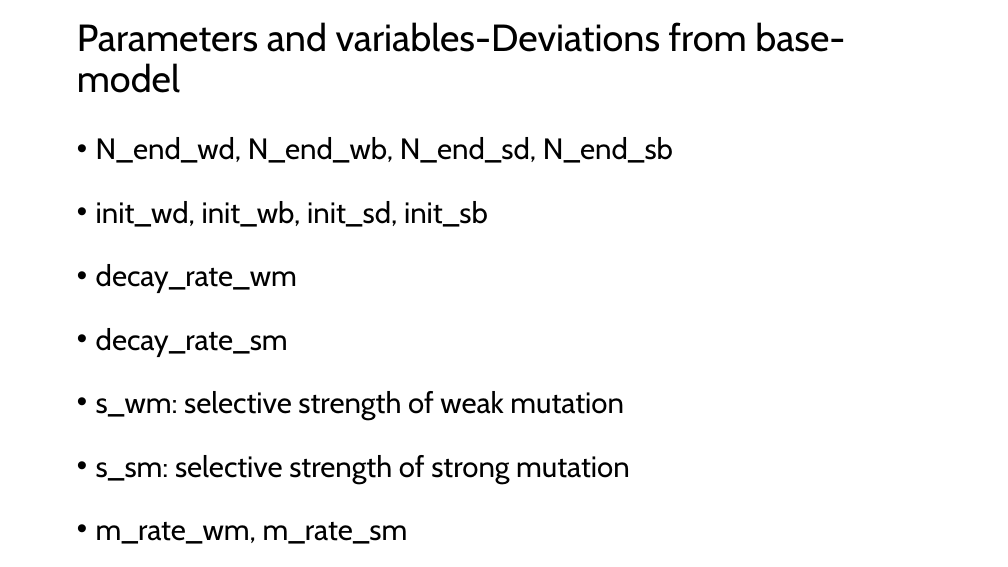
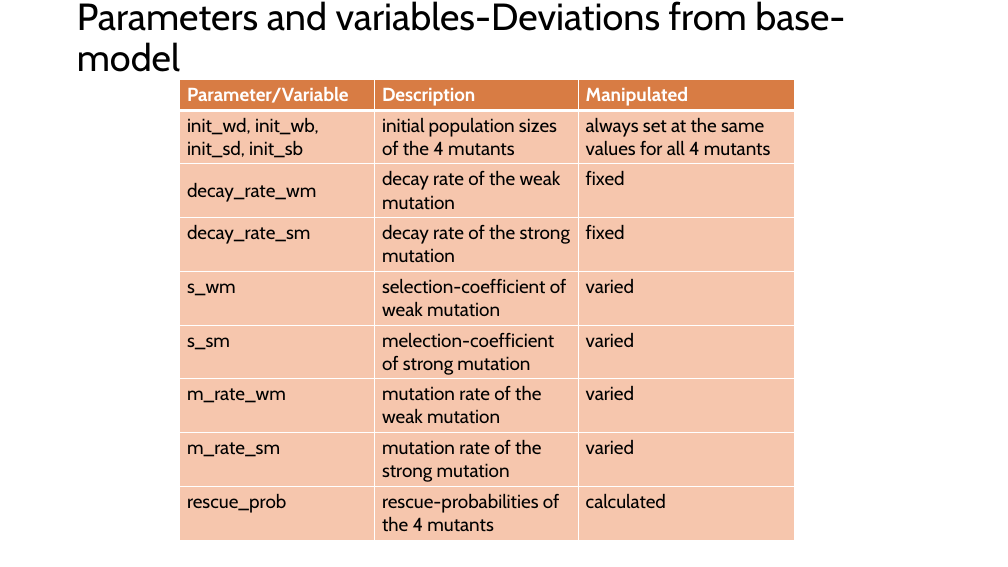
Before and after one commit to Julia-Eggenschwiler/THEEproject_Jaelle_Julia, a slide deck: slide 5 of THEE_project.pptx. Drawn at 1008x567 pixels with LibreOffice and Linux fonts; fonts in the diff are those of the drawing. Boxes give left, top, right and bottom in pixels: in the first picture for what was removed or moved away, otherwise in the second. Text is boxed around its words. In the diff, an @@ line names an element or a change of style, - is before the commit and + after.

```diff
--- a/THEE_project.pptx
+++ b/THEE_project.pptx
@@ title "Parameters and variables-Deviations from base-model": place and size @@
-title "Parameters and variables-Deviations from base-model" at <box>77,22,845,93</box>
+title "Parameters and variables-Deviations from base-model" at <box>77,1,845,72</box>
@@ table added at <box>179,79,794,536</box>, 9 rows, 3 columns @@
+Parameter/Variable | Description | Manipulated
+init_wd, init_wb, init_sd, init_sb | initial population sizes of the 4 mutants | always set at the same values for all 4 mutants
+decay_rate_wm | decay rate of the weak mutation | fixed
+decay_rate_sm | decay rate of the strong mutation | fixed
+s_wm | selection-coefficient of weak mutation | varied
+s_sm | melection-coefficient of strong mutation | varied
+m_rate_wm | mutation rate of the weak mutation | varied
+m_rate_sm | mutation rate of the strong mutation | varied
+rescue_prob | rescue-probabilities of the 4 mutants | calculated
@@ text removed at <box>96,137,673,544</box> @@
-• N_end_wd, N_end_wb, N_end_sd, N_end_sb
-• init_wd, init_wb, init_sd, init_sb
-• decay_rate_wm
-• decay_rate_sm
-• s_wm: selective strength of weak mutation
-• s_sm: selective strength of strong mutation
-• m_rate_wm, m_rate_sm
```
Also in this commit, not shown: 1 other slide changed, 1 other file.
